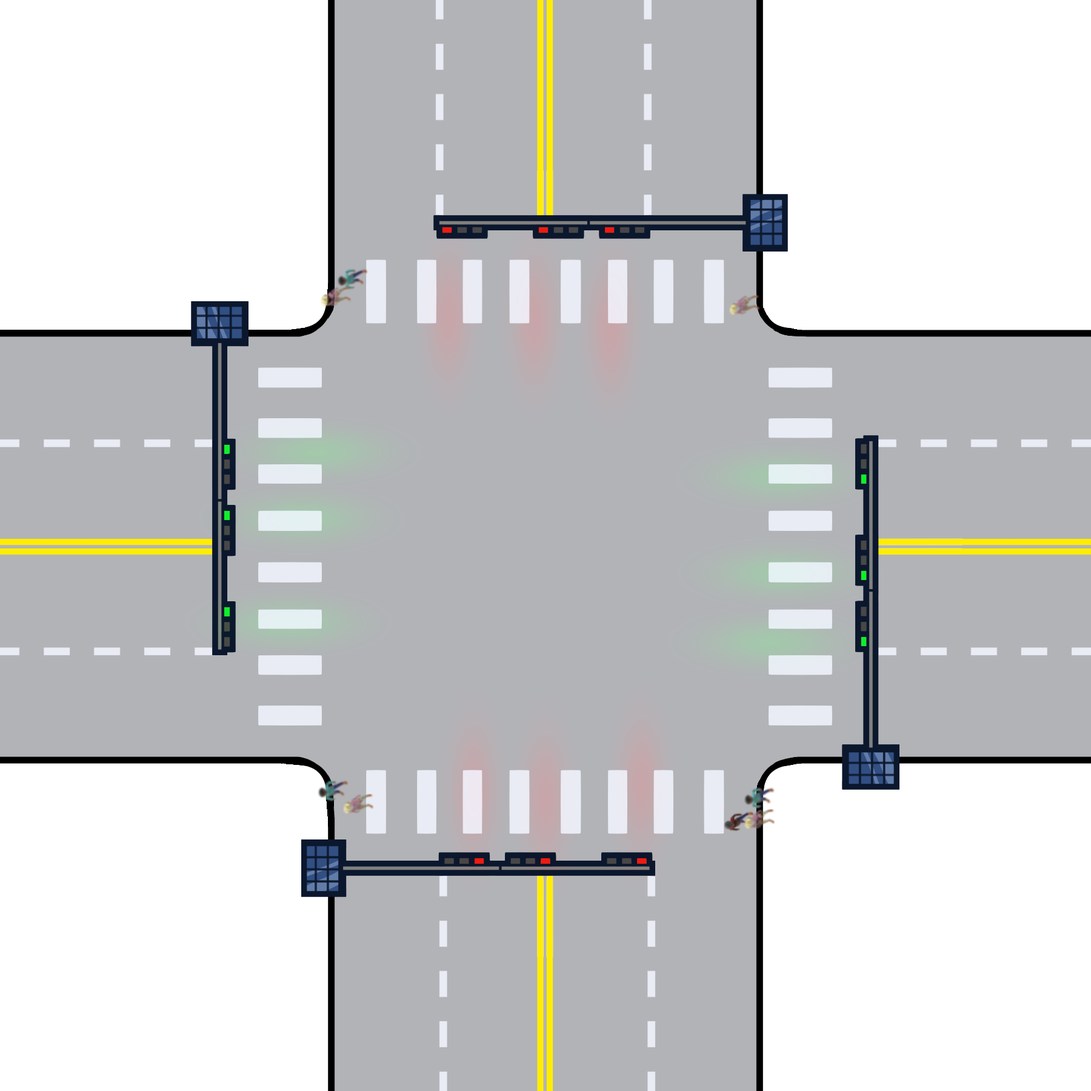
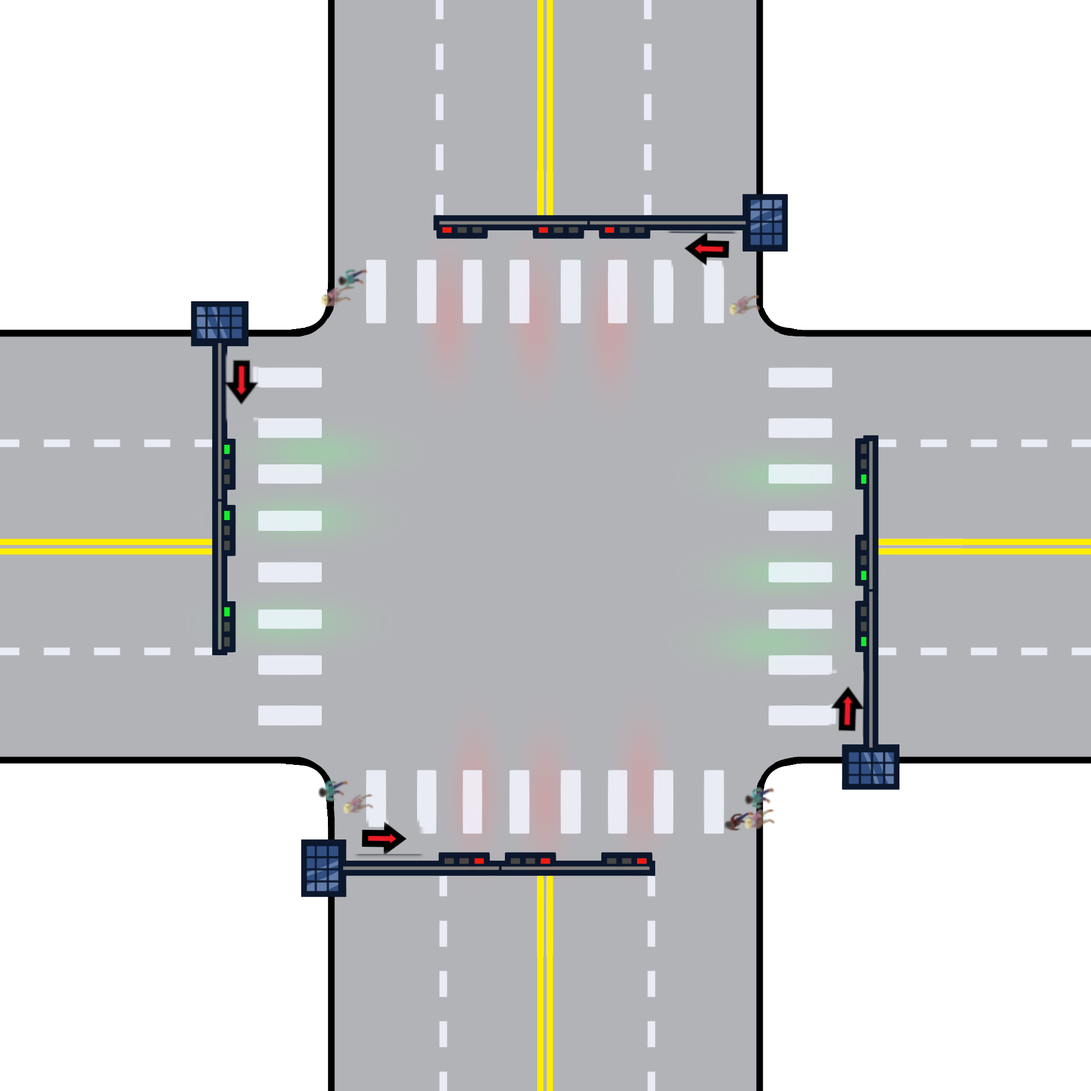
Layered file, before and after one edit (1091x1091). Changes by layer:
removed layer "Pasted Layer copy #4" over <box>744,808,764,831</box>
renamed "Pasted Layer copy #2" to "Pasted Layer copy #3", hid it, moved it above "Pasted Layer copy #2", painted on it over <box>220,286,352,425</box>
removed layer "crown #4" over <box>724,811,755,832</box>
removed layer "crown copy #5" over <box>744,786,765,811</box>
removed layer "crown copy #7" over <box>336,268,369,292</box>
removed layer "crown copy #6" over <box>324,779,350,803</box>
renamed "Pasted Layer copy #1" to "Pasted Layer copy #2", painted on it over <box>220,350,375,814</box>
removed layer "Pasted Layer copy #3" over <box>729,294,761,315</box>
added layer "Pasted Layer copy" above "Pasted Layer" over <box>827,667,866,741</box>
added layer "Pasted Layer" above "greenredppl6.png" over <box>665,230,740,270</box>
renamed "greenred.png" to "greenredppl6.png", painted on it over <box>220,230,866,860</box>
